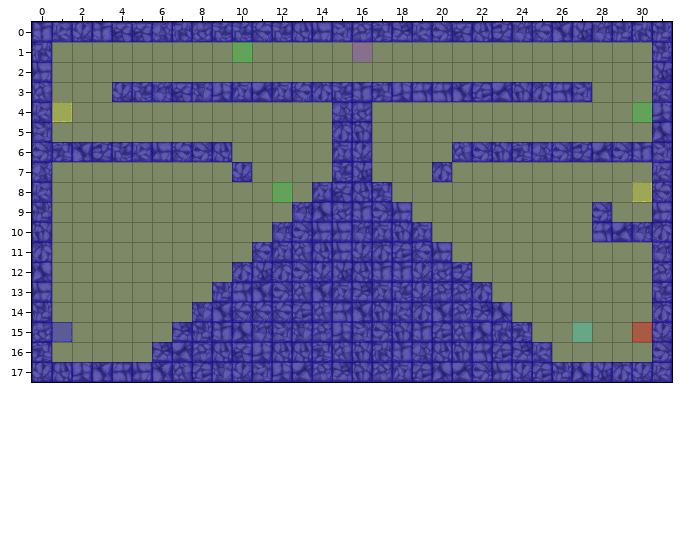
One commit to this Tiled map: Spellington/src/res/map/mapDungeon8.tmx. The picture above was drawn from the file before the commit.
Cells are 50x50 px. Shown: x 0..31, y 0..17.
The same view after the edit:
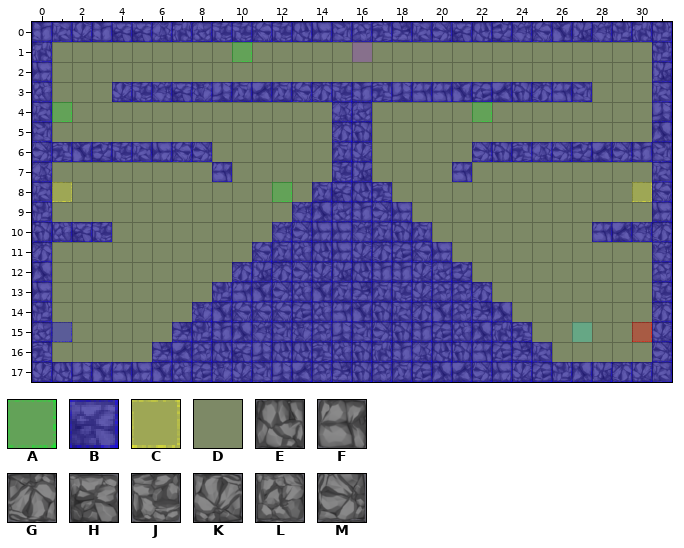
Key: from "collisionTile": A 1, B 3, C 4, D 11; from "dungeonTile.png": E 1, F 2, G 9, H 11, J 25, K 26, L 42, M 58.
_ is an empty cell, . an unchanged one.
See-through tiles are keyed as they look on the map.
Changes in this commit:
--- layer "terrain"
@@ x 9..21 @@
- 6 E...........L
- 7 _K.........G_
+ 6 _..........._
+ 7 F_........._F
@@ x 1..28 @@
- 9 ...........................M
-10 ___.........................
+ 9 ..........................._
+10 LHJ.........................
--- layer "collision"
@@ x 9..21 @@
- 6 B...........B
- 7 DB.........BD
+ 6 D...........D
+ 7 BD.........DB
@@ x 1..28 @@
- 9 ...........................B
-10 DDD.........................
+ 9 ...........................D
+10 BBB.........................
--- layer "event"
@@ x 1..30 @@
- 4 C...................._.......A
+ 4 A....................A......._
@@ x 1..1 @@
- 8 _
+ 8 C
